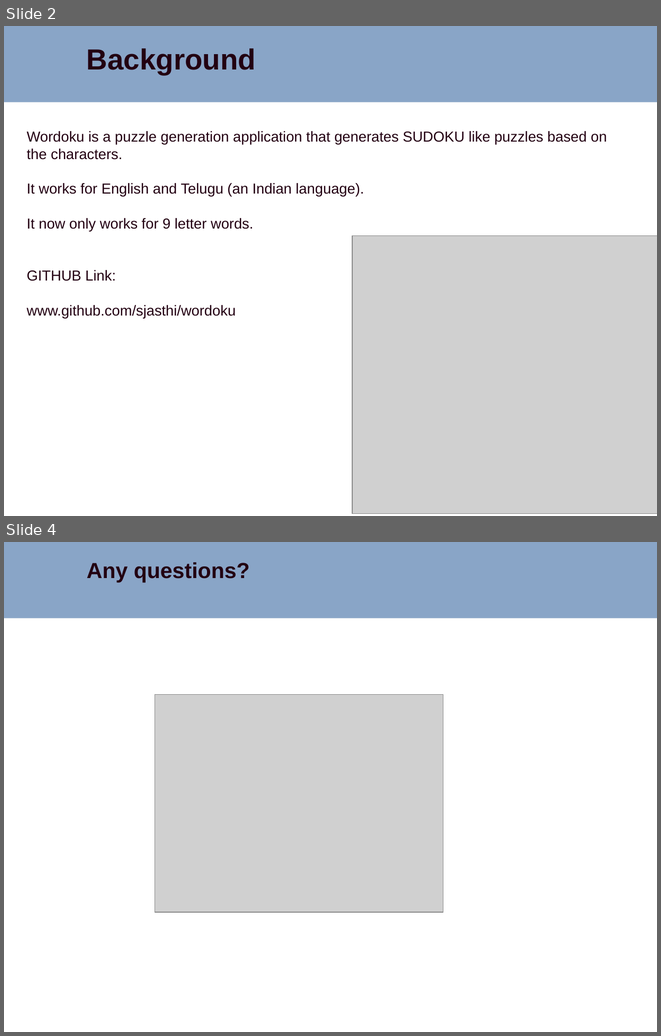
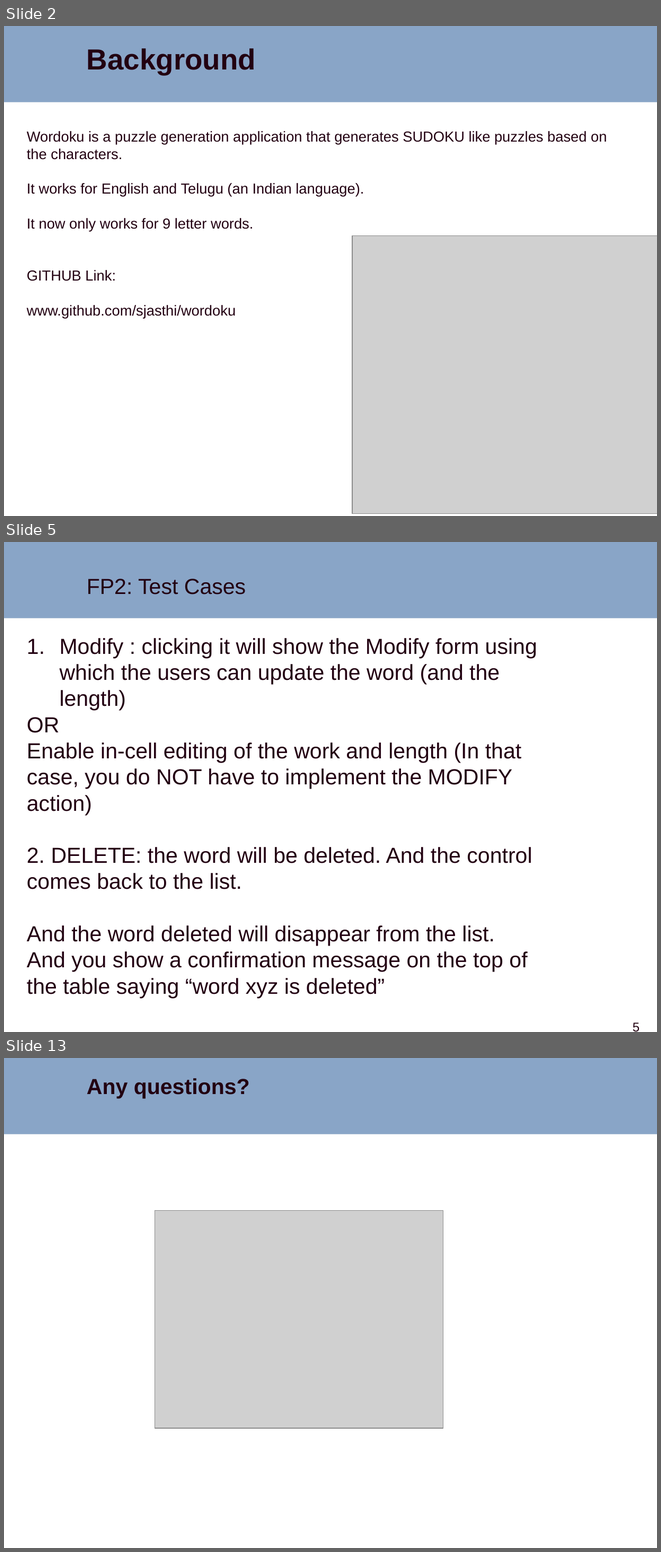
Before and after one commit to sjasthi/wordoku, a slide deck: docs/wordoku_enhancements.pptx. Shown one above the other, each under a label of ours: slides 2 and 4 before the commit, slides 2, 5 and 13 after it; the slides between them are not shown. The pictures are 661x1036 and 661x1552 pixels, drawn with LibreOffice and Linux fonts; fonts in the diff are those of the drawing; grey boxes stand for pictures; background and template pictures are left out. Boxes give left, top, right and bottom in pixels: in the first picture for what was removed or moved away, otherwise in the second. Text is boxed around its words. In the diff, an @@ line names an element or a change of style, - is before the commit and + after.

```diff
--- a/docs/wordoku_enhancements.pptx
+++ b/docs/wordoku_enhancements.pptx
@@ slide 5 added at (x1=4, y1=542, x2=657, y2=1032), background #FFFFFF; not listed: 1 template element that a slide beside it also shows @@
@@ text added at (x1=87, y1=579, x2=246, y2=594), 24 pt, text #220011 @@
+FP2: Test Cases
@@ text added at (x1=27, y1=638, x2=537, y2=998), 24 pt, text #220011 @@
+1. Modify : clicking it will show the Modify form using which the users can update the word (and the length)
+OR
+Enable in-cell editing of the work and length (In that case, you do NOT have to implement the MODIFY action)
+2. DELETE: the word will be deleted. And the control comes back to the list.
+And the word deleted will disappear from the list.
+And you show a confirmation message on the top of the table saying “word xyz is deleted”
@@ page number added at (x1=633, y1=1022, x2=639, y2=1032), 14 pt, text #220011 @@
+5
@@ what was slide 4 is now slide 13 @@
```
Also in this commit, not shown: 1 slide changed, 8 other slides added.
